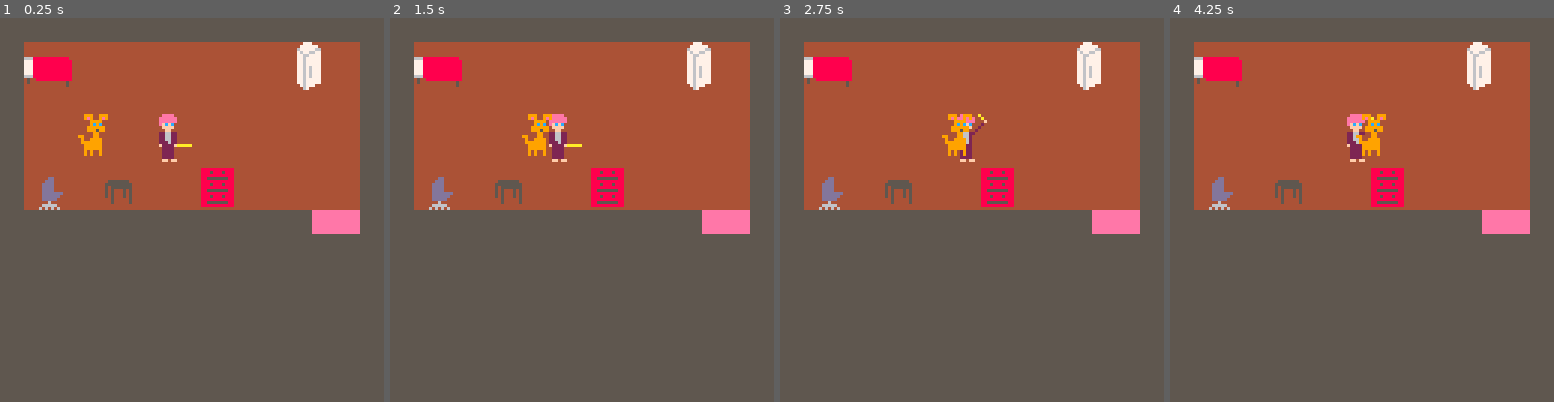
Above: before the commit, frames 1-4 (left to right).
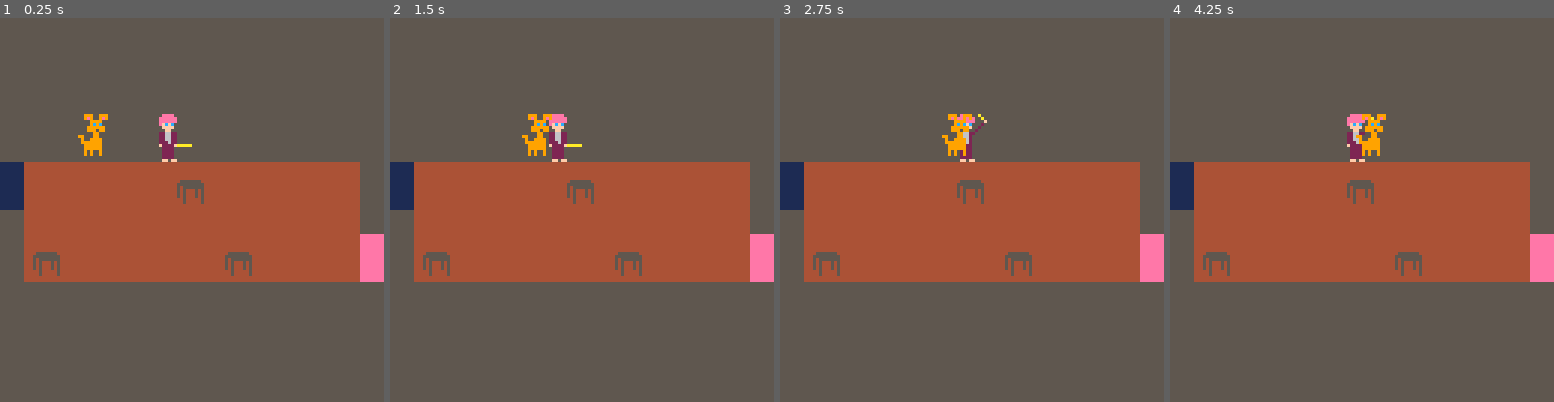
Above: after the commit, the same moments.

Repository: kuhnevan/ims-445-final-project
Game: PICO-8 cartridge final/finalproject.p8
Two runs of this game, one before a commit and one after it. Both use one fixed random seed, a clock stepped at 60 frames per second and the inputs below.
Inputs:
- Up to frame 1 (0.25 s): no input
- Up to frame 2 (1.5 s): tap O (Z key) at 0.7 s
- Up to frame 3 (2.75 s): hold Right 1.6-2.1 s; tap O (Z key) at 1.7, 2.1, 2.5 s; hold Up 2.15-2.42 s; hold Right from 2.47 s (still down)
- Up to frame 4 (4.25 s): tap O (Z key) every 0.4 s from 2.9 to 4.1 s; release Right at 3.03 s; hold Left 3.08-3.58 s; hold Down 3.63-3.97 s; hold Right from 4.02 s (still down)

The runs differ from the first frame. In frame 1, 45% of the frame differs, in the area x 0-100%, y 6-69%; in frame 2, 45%; in frame 3, 46%; in frame 4, 46%.

Commit message:
more map stuff

Diff:
--- a/final/finalproject.p8
+++ b/final/finalproject.p8
@@ -3,7 +3,7 @@
 __lua__
 x = 64
 y = 64
-level = 0
+level = 2
 mapwidth = 16
 mapheight = 16
 z = 1
@@ -26,6 +26,18 @@
     is_flipped = false
 }
 
+-- hallway 1 enemies ---------------------------------------------
+spider = {
+    x = 24 * cellwidth,
+    y = 4 * cellwidth,
+    health = 5,
+    sprindex = 5,
+    width = 2,
+    height = 2,
+    speed = .5,
+    is_flipped = false
+}
+
 -- initializes the dog
 dog = {
     x = 2 * cellwidth,
@@ -139,12 +154,17 @@
     end
 end
 
-function drawmap(lvl)
-	if (lvl == 0) map(0 + lvl*mapwidth, 0 + lvl * mapheight,0 + lvl*mapwidth, 0 + lvl * mapheight,16,16)
+function drawmap()
+	map(level*mapwidth, 0, 0, 0,16,16)
+end
+
+function checkloc()
+ if (fget(mget(p1.x/8, p1.y /8) + 2, 3)) level+=1
 end
 
 
 function _update()
+ checkloc()
  if (btn(0)) then moveleft(p1) end
  if (btn(1)) then moveright(p1) end
  if (btn(2)) then moveup(p1) end
@@ -158,8 +178,8 @@
 
 
 function _draw()
- drawmap(level)
- drawactors(level)
+ drawmap()
+ drawactors()
 end
 
 
